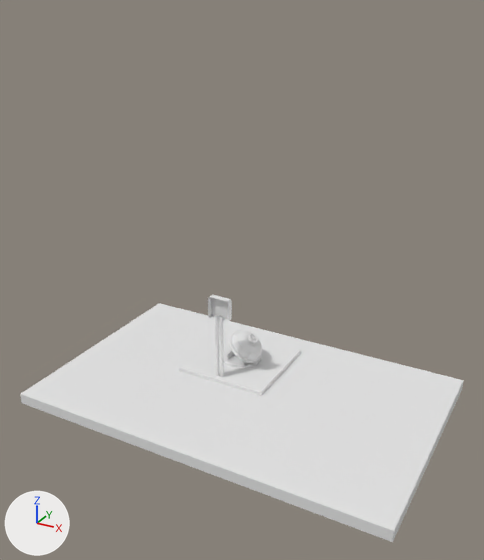
Two versions of the FBX model models/compuerta/Compuerta.fbx, one commit apart.
Rendered twice from a camera (50 mm lens) standing at (9.5, -17.0, 11.4) and looking at (-1.1, 2.4, 1.7). The lights are fixed; the arrows at lower left show +X, +Y and +Z. Materials are left out; every surface is plain grey.

The first picture shows 'Compuerta'.
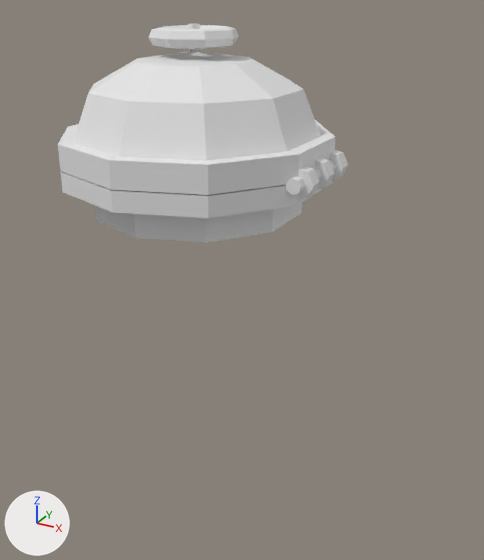
Edits to the bpy script that builds the scene:
```text
Change me_untitled_004:
    used by ob_compuerta; location = (0.0, -1.04, 2.37); scale = (2.16, 2.16, 2.16)
    remove me_untitled_004.from_pydata(...)  # 402 vertices, 408 faces; spans x -2.31..3.17, y -1.78..1.64, z -1.31..0.17
    add me_untitled_004.from_pydata(...)  # 296 vertices, 292 faces; spans x -0.29..0.3, y -0.29..0.29, z -0.18..0.2
    me_untitled_004 part 1: the loose piece of 92 vertices spanning x -0.13..0.35, y 0.24..0.82, z -1.06..-0.65 is turned -36.7 degrees about the y axis through its middle, then moved by (-0.13, -0.53, 0.83)
    me_untitled_004 part 2: the loose piece of 14 vertices spanning x 0.3..0.33, y 0.42..0.64, z -1.07..-1.04 is moved by (-0.05, -0.53, 0.99)
    me_untitled_004 part 3: the loose piece of 14 vertices spanning x 0.29..0.35, y 0.59..0.62, z -1.09..-1.03 is moved by (-0.05, -0.53, 0.99)
    me_untitled_004 part 4: the loose piece of 14 vertices spanning x 0.29..0.35, y 0.44..0.47, z -1.09..-1.03 is moved by (-0.05, -0.53, 0.99)
    me_untitled_004 part 5: the loose piece of 14 vertices spanning x 0.29..0.35, y 0.52..0.55, z -1.09..-1.03 is moved by (-0.05, -0.53, 0.99)
    me_untitled_004 part 6: the loose piece of 40 vertices spanning x -0.24..0.31, y 0.24..0.82, z -1.1..-1.06 is moved by (-0.05, -0.53, 0.99)
    me_untitled_004 part 7: a new loose piece of 88 vertices spanning x -0.1..0.08, y -0.09..0.09, z 0.14..0.2
    me_untitled_004 part 8: a new loose piece of 20 vertices spanning x -0.23..0.21, y -0.23..0.23, z -0.18..-0.11
    me_untitled_004 part 9: 6 loose pieces with 198 vertices, spanning x -2.31..3.17, y -1.78..1.64, z -1.31..0.11, are deleted
    me_untitled_004 part 10
    16 vertices are removed from x -0.17..0.17, y -0.09..0.0, z -0.17..0.17
    11 faces are deleted
Change ob_compuerta:
    ob_compuerta.location: (0.0, -1.04, 2.37) -> (-5.12, 6.19, 6.18)
    ob_compuerta.scale: (2.16, 2.16, 2.16) -> (19.1, 19.1, 19.1)
```

Where the change shows, as pixel boxes (x1, y1, x2, y2) in the pictures (484 x 560 px; the box of a moved part takes in the faces that stretch with it):
'Compuerta', reshaped, moved, rescaled (35% narrower, 11% shorter)
    before: (20, 295, 464, 542)
    after: (58, 24, 348, 243)
part 1 of me_untitled_004, moved or reshaped
    before: (229, 330, 262, 363)
    after: (58, 51, 335, 195)
part 2 of me_untitled_004, moved or reshaped (not visible before)
    after: (286, 160, 336, 195)
part 3 of me_untitled_004, moved or reshaped (not visible before)
    after: (329, 150, 348, 180)
part 4 of me_untitled_004, moved or reshaped (not visible before)
    after: (297, 166, 319, 200)
part 5 of me_untitled_004, moved or reshaped (not visible before)
    after: (315, 157, 335, 190)
part 6 of me_untitled_004, moved or reshaped
    before: (224, 349, 255, 368)
    after: (60, 172, 333, 218)
part 7 of me_untitled_004, added
    after: (148, 24, 239, 52)
part 8 of me_untitled_004, added
    after: (95, 202, 302, 243)
part 9 of me_untitled_004, deleted
    before: (20, 303, 464, 542)
part 10 of me_untitled_004, deleted
    before: (208, 295, 232, 322)
